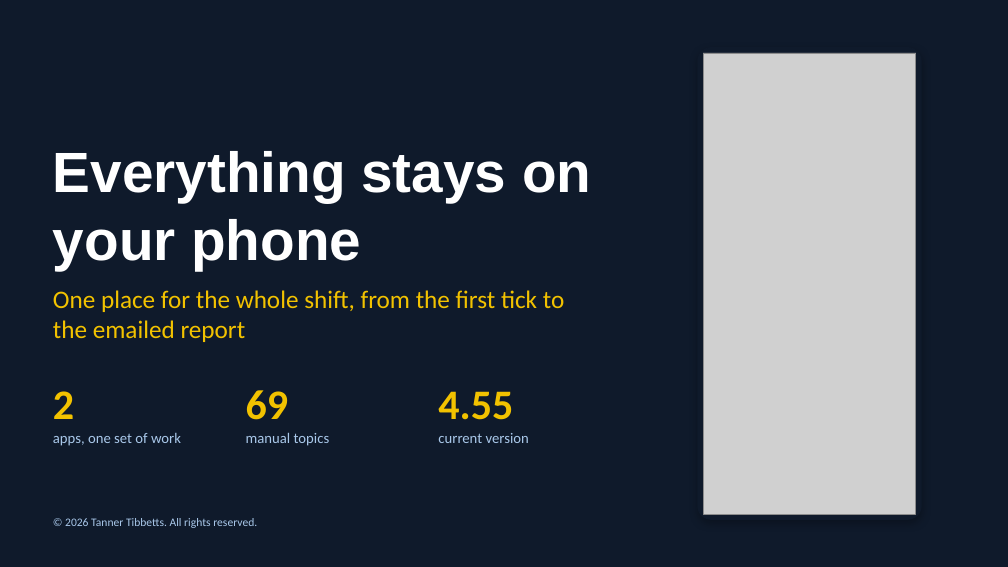
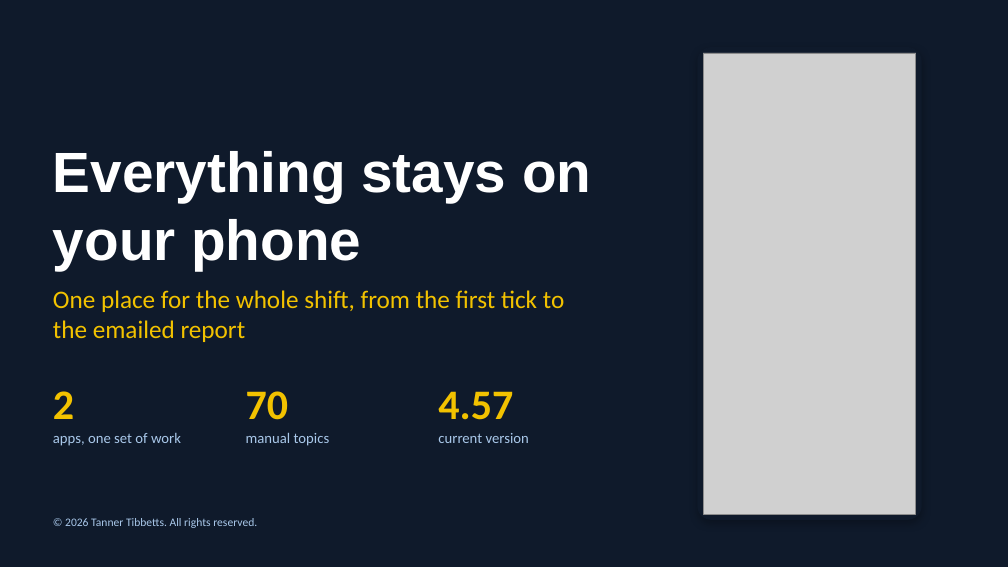
Before and after one commit to tannerjtibbetts-bit/dailyworklog, a slide deck: slide 26 of presentation/Daily Work Log - App Overview.pptx (slide 24 before the commit). Drawn at 1008x567 pixels with LibreOffice and Linux fonts; fonts in the diff are those of the drawing; grey boxes stand for pictures. Boxes give left, top, right and bottom in pixels: in the first picture for what was removed or moved away, otherwise in the second. Text is boxed around its words. In the diff, an @@ line names an element or a change of style, - is before the commit and + after.

```diff
--- a/presentation/Daily Work Log - App Overview.pptx
+++ b/presentation/Daily Work Log - App Overview.pptx
@@ text at bbox=[246, 391, 289, 420]: text changed @@
-69
+70
@@ text at bbox=[438, 391, 513, 420]: text changed @@
-4.55
+4.57
```
Also in this commit, not shown: 5 other slides changed, 2 slides added, 1 other file.
